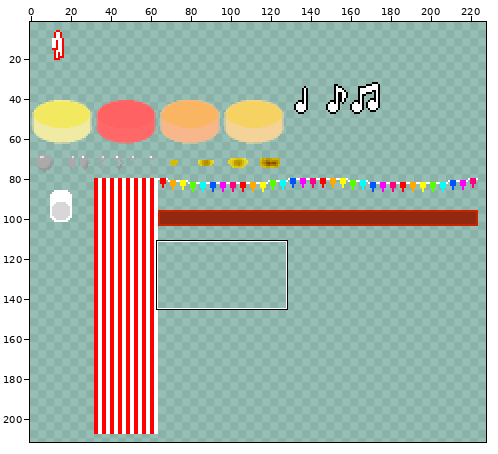
One commit to this sprite sheet: assets/Master.png. Above: a wide view before the commit, with the close-up outlined.
Close-up. First the earlier version:
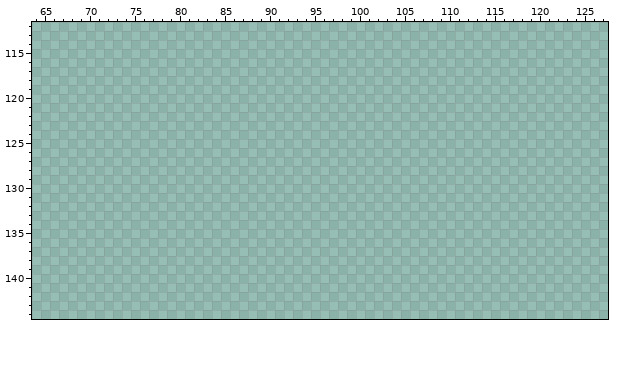
The file is 256x256 pixels. Colours within 5 levels of each other are drawn and written as one. Shown: x 64..127, y 112..144. The wide view leaves out empty margins.
The result:
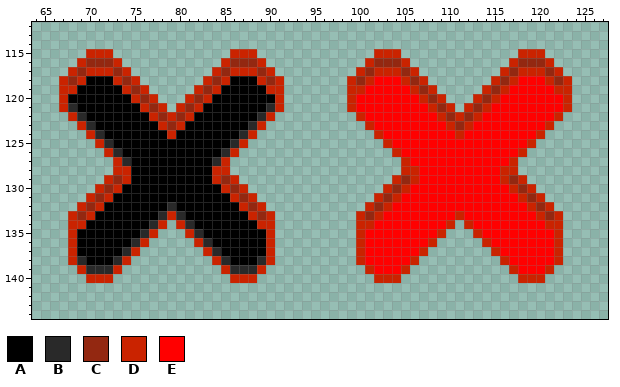
Palette (. is transparent): A #000000  B #292929  C #932811  D #ca2300  E #ff0000
The exact change:
Changed rows in their new state; - is an unchanged pixel.
first column x 67:
115 ---DDD-------------DDD-------------DDD-------------DDD---
116 --DCCCD-----------DCCCD-----------DCCCD-----------DCCCD--
117 -DCDDDCD---------DCDDDCD---------DCDDDCD---------DCDDDCD-
118 DCDAAADCD-------DCDAAADCD-------DCDEEEDCD-------DCDEEEDCD
119 DDAAAAADCD-----DCDAAAAADD-------DDEEEEEDCD-----DCDEEEEEDD
120 DAAAAAAADCD---DCDAAAAAAAD-------DEEEEEEEDCD---DCDEEEEEEED
121 DBAAAAAAADCD-DCDAAAAAAABD-------DEEEEEEEEDCD-DCDEEEEEEEED
122 -DBAAAAAAADCDCDAAAAAAABD---------DEEEEEEEEDCDCDEEEEEEEED-
123 --DBAAAAAAADCDAAAAAAABD-----------DEEEEEEEEDCDEEEEEEEED--
124 ---DBAAAAAAADAAAAAAABD-------------DEEEEEEEEDEEEEEEEED---
125 ----DBAAAAAAAAAAAAABD---------------DEEEEEEEEEEEEEEED----
126 -----DBAAAAAAAAAAABD-----------------DEEEEEEEEEEEEED-----
127 ------DBAAAAAAAAABD-------------------DEEEEEEEEEEED------
128 ------DDAAAAAAAAADD-------------------DDEEEEEEEEEDD------
129 -----DCDAAAAAAAAADCD-----------------DCDEEEEEEEEEDCD-----
130 ----DCDAAAAAAAAAAADCD---------------DCDEEEEEEEEEEEDCD----
131 ---DCDAAAAAAAAAAAAADCD-------------DCDEEEEEEEEEEEEEDCD---
132 --DCDAAAAAAABAAAAAAADCD-----------DCDEEEEEEEEEEEEEEEDCD--
133 -DCDAAAAAAABDBAAAAAAADCD---------DCDEEEEEEEEDEEEEEEEEDCD-
134 -DDAAAAAAABD-DBAAAAAAADD---------DDEEEEEEEED-DEEEEEEEEDD-
135 -DAAAAAAABD---DBAAAAAAAD---------DEEEEEEEED---DEEEEEEEED-
136 -DAAAAAABD-----DBAAAAAAD---------DEEEEEEED-----DEEEEEEED-
137 -DAAAAABD-------DBAAAAAD---------DEEEEEED-------DEEEEEED-
138 -DBAAABD---------DBAAABD---------DEEEEED---------DEEEEED-
139 --DBBBD-----------DBBBD-----------DEEED-----------DEEED--
140 ---DDD-------------DDD-------------DDD-------------DDD---
Changed places in both close-ups, as pixel boxes (x1, y1, x2, y2):
added: (59, 49, 284, 283)
added: (347, 49, 572, 283)
